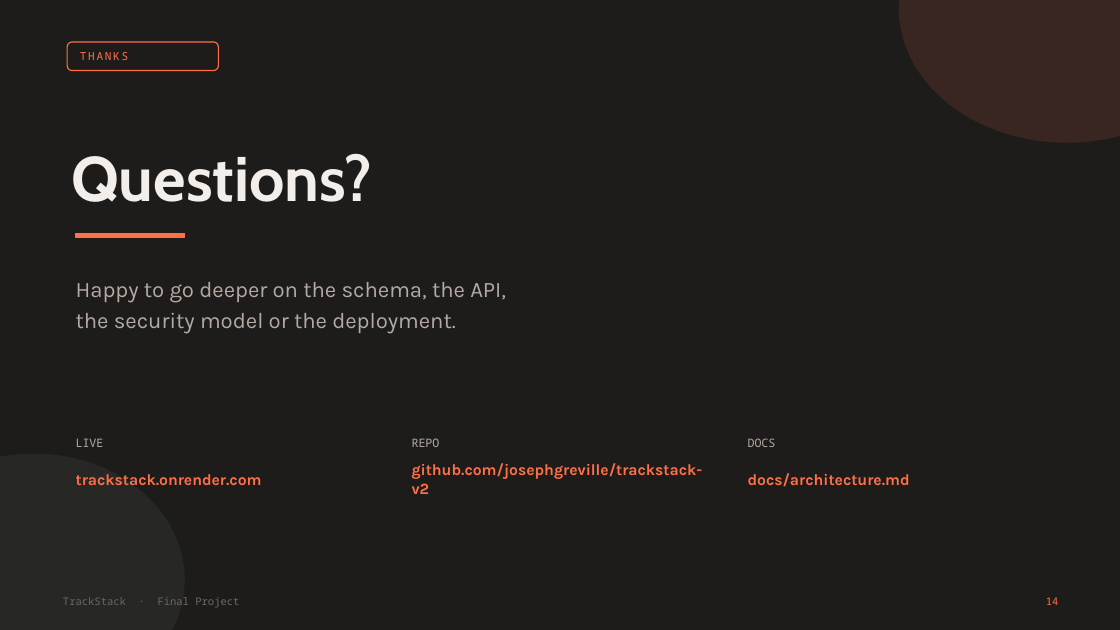
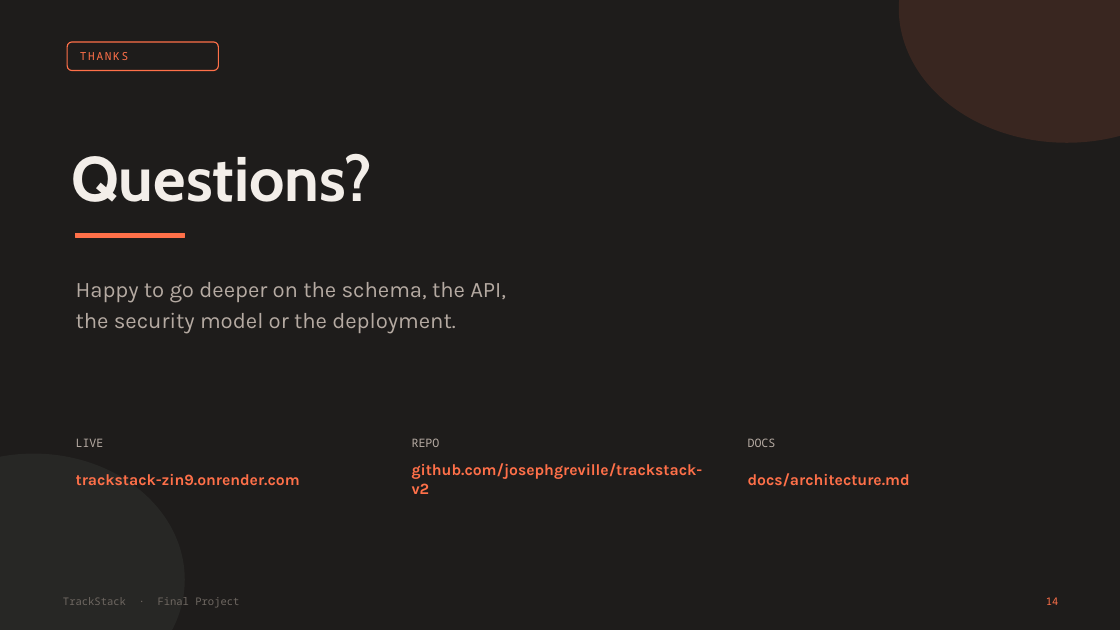
Before and after one commit to josephgreville/trackstack-v2, a slide deck: slide 14 of docs/presentation/TrackStack-Presentation.pptx. Drawn at 1120x630 pixels with LibreOffice and Linux fonts; fonts in the diff are those of the drawing. Boxes give left, top, right and bottom in pixels: in the first picture for what was removed or moved away, otherwise in the second. Text is boxed around its words. In the diff, an @@ line names an element or a change of style, - is before the commit and + after.

```diff
--- a/docs/presentation/TrackStack-Presentation.pptx
+++ b/docs/presentation/TrackStack-Presentation.pptx
@@ text at [76,474,300,486]: text changed @@
-trackstack.onrender.com
+trackstack-zin9.onrender.com
```
Also in this commit, not shown: 1 other slide changed, 7 other files.
